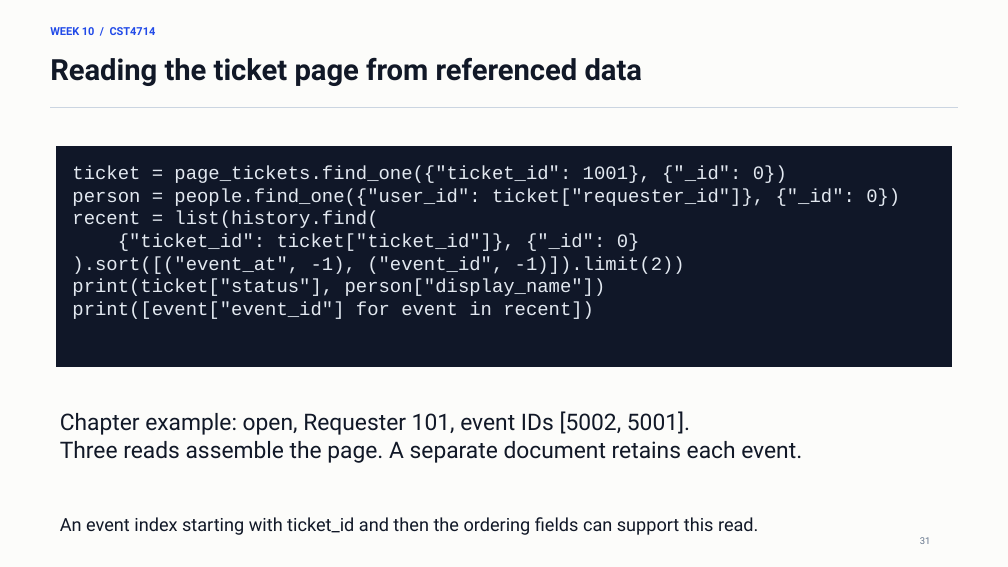
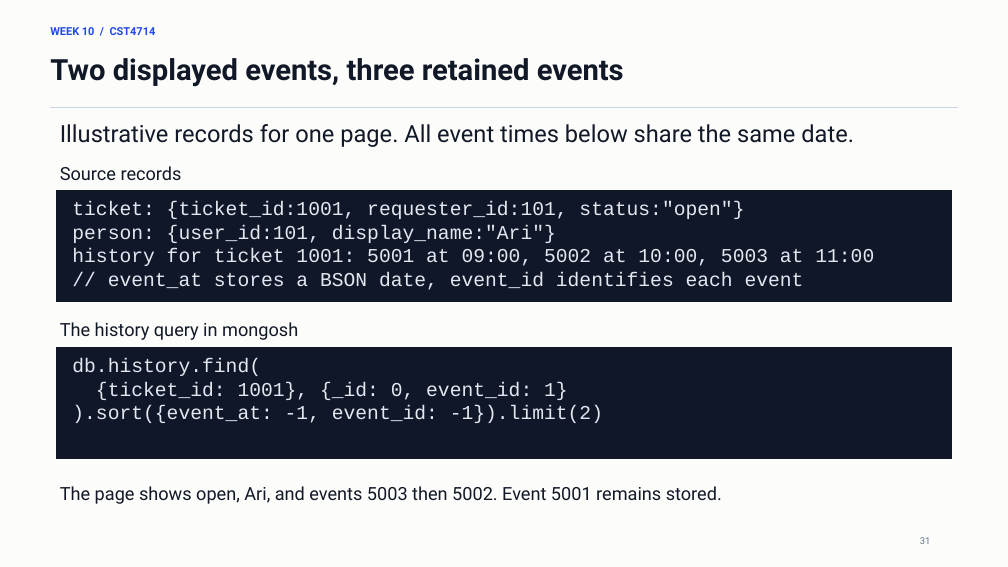
Before and after one commit to lolusername/CST4714_DB_admin, a slide deck: slide 31 of week_10/week_10_mql_document_modeling.pptx. Drawn at 1008x567 pixels with LibreOffice and Linux fonts; fonts in the diff are those of the drawing. Boxes give left, top, right and bottom in pixels: in the first picture for what was removed or moved away, otherwise in the second. Text is boxed around its words. In the diff, an @@ line names an element or a change of style, - is before the commit and + after.

Commit message:
Teach Week 10 concepts with self-contained lecture examples

```diff
--- a/week_10/week_10_mql_document_modeling.pptx
+++ b/week_10/week_10_mql_document_modeling.pptx
@@ text at (50, 58, 624, 87): text changed @@
-Reading the ticket page from referenced data
+Two displayed events, three retained events
@@ text added at (60, 124, 854, 147), 22.5 pt, text #111827 @@
+Illustrative records for one page. All event times below share the same date.
@@ text added at (60, 166, 182, 180), 17.2 pt, text #111827 @@
+Source records
@@ rectangle: place and size @@
-rectangle at (57, 147, 951, 367)
+rectangle at (57, 191, 951, 302)
@@ text at (72, 201, 874, 290): text changed; size 18 to 18.8 pt @@
-ticket = page_tickets.find_one({"ticket_id": 1001}, {"_id": 0})
-person = people.find_one({"user_id": ticket["requester_id"]}, {"_id": 0})
-recent = list(history.find(
-{"ticket_id": ticket["ticket_id"]}, {"_id": 0}
-).sort([("event_at", -1), ("event_id", -1)]).limit(2))
-print(ticket["status"], person["display_name"])
-print([event["event_id"] for event in recent])
+ticket: {ticket_id:1001, requester_id:101, status:"open"}
+person: {user_id:101, display_name:"Ari"}
+history for ticket 1001: 5001 at 09:00, 5002 at 10:00, 5003 at 11:00
+// event_at stores a BSON date, event_id identifies each event
@@ text added at (60, 322, 298, 340), 17.2 pt, text #111827 @@
+The history query in mongosh
@@ rectangle added at (57, 347, 951, 458), fill #101728, outline #101728 0 pt @@
@@ text added at (72, 358, 603, 423), 18.8 pt, text #E2E8F0 @@
+db.history.find(
+{ticket_id: 1001}, {_id: 0, event_id: 1}
+).sort({event_at: -1, event_id: -1}).limit(2)
@@ text removed at (60, 411, 802, 463) @@
-Chapter example: open, Requester 101, event IDs [5002, 5001].
-Three reads assemble the page. A separate document retains each event.
@@ text added at (60, 486, 722, 504), 17.2 pt, text #111827 @@
+The page shows open, Ari, and events 5003 then 5002. Event 5001 remains stored.
@@ text removed at (60, 517, 758, 535) @@
-An event index starting with ticket_id and then the ordering fields can support this read.
```
Also in this commit, not shown: 27 other slides changed, 4 other files.
